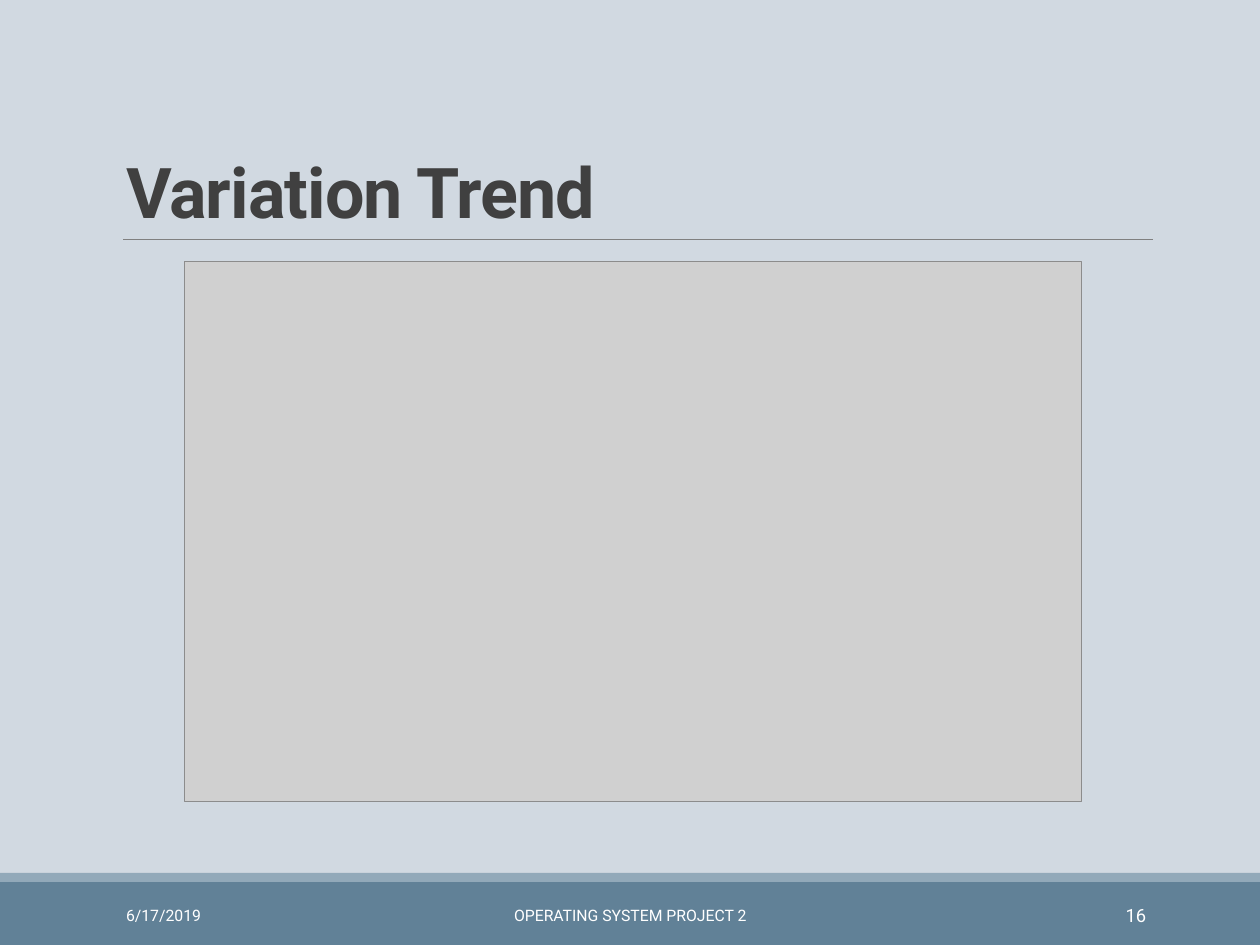
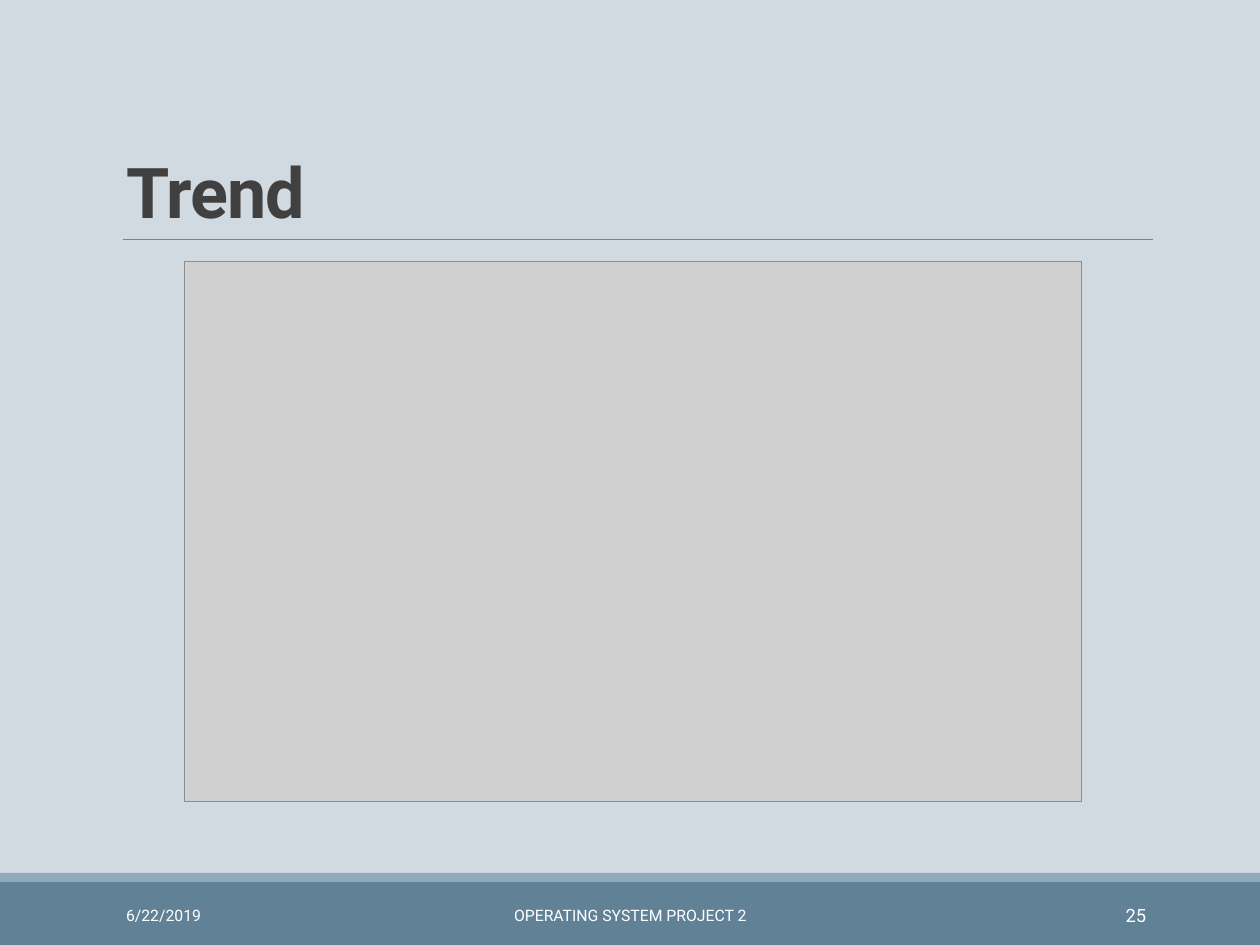
Before and after one commit to wzh99/OSProject, a slide deck: slide 25 of Project2/prj2pre.pptx (slide 16 before the commit). Drawn at 1260x945 pixels with LibreOffice and Linux fonts; fonts in the diff are those of the drawing; grey boxes stand for pictures. Boxes give left, top, right and bottom in pixels: in the first picture for what was removed or moved away, otherwise in the second. Text is boxed around its words. In the diff, an @@ line names an element or a change of style, - is before the commit and + after.

```diff
--- a/Project2/prj2pre.pptx
+++ b/Project2/prj2pre.pptx
@@ title at (126, 165, 305, 219): text changed @@
-Variation Trend
+Trend
@@ text at (126, 909, 201, 922): text changed @@
-6/17/2019
+6/22/2019
@@ page number at (1126, 909, 1147, 922): text changed @@
-16
+25
```
Also in this commit, not shown: 23 other slides changed, 9 slides added, 1 other file.
